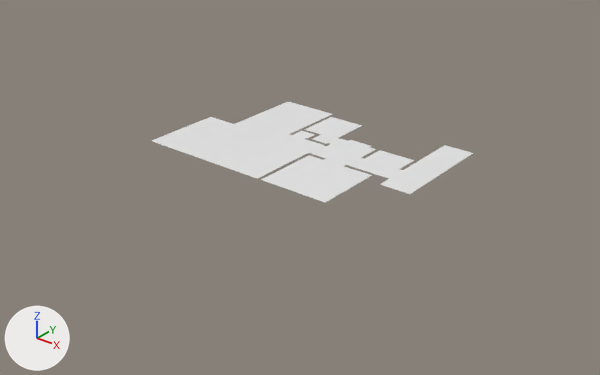
What one commit did to the glTF model assets/apartment_floor.glb.
One viewpoint serves both versions: a 50 mm lens placed at (6.5, -8.1, 4.37), pointed at (0.34, -0.39, -0.41). Every picture has the same lights, and +X, +Y and +Z are marked at lower left.

Names of what the first picture shows: 'Floor'.
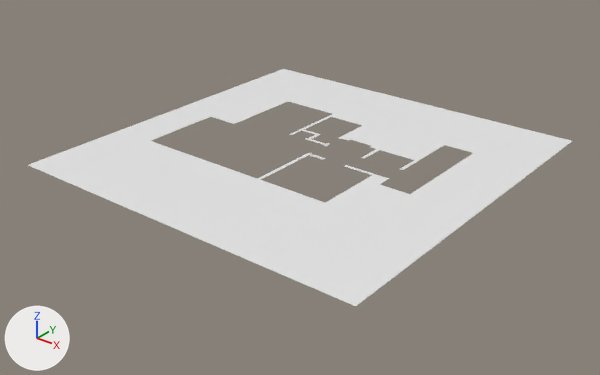
The change, as a list of edits to the scene's bpy script:
```text
Change me_plane_008:
    used by ob_floor; location = (0.0, 0.0, 0.0)
    remove me_plane_008.from_pydata(...)  # 54 vertices, 52 faces; spans x -1.63..2.0, y -1.19..1.18, z 0.0
    add me_plane_008.from_pydata(...)  # 58 vertices, 58 faces; spans x -2.25..2.86, y -2.72..2.39, z 0.0
    me_plane_008 part 1
    52 faces are deleted
    4 vertices are added at (-2.25, -2.72, 0.0), (2.86, -2.72, 0.0), (-2.25, 2.39, 0.0), (2.86, 2.39, 0.0)
    58 new faces join them
```

Pixel boxes (x1, y1, x2, y2) of what changed, in the pictures (600 x 375 px):
'Floor', reshaped (69% wider, 133% taller)
    before: (152, 102, 473, 203)
    after: (28, 69, 572, 306)
